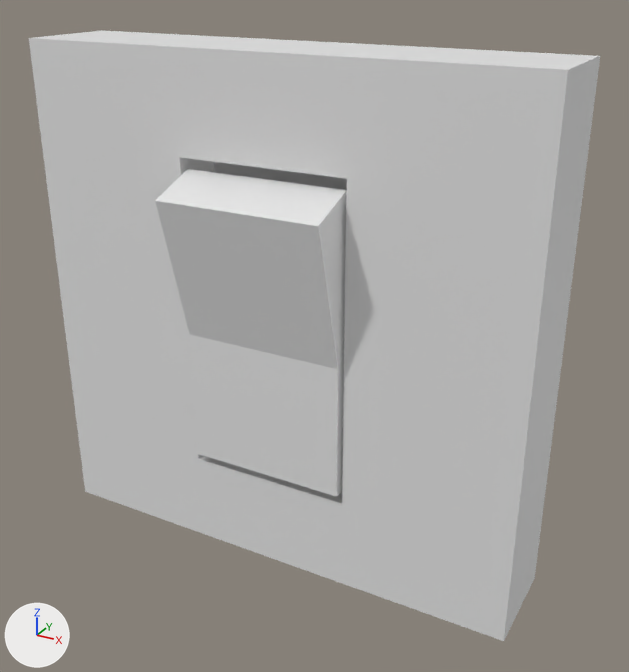
Two versions of the FBX model Assets/GameModule/FBX/LightSwitch.fbx, one commit apart.
Before and after are seen from a camera (50 mm lens) standing at (0.622, -1.057, 0.507) and looking at (0.049, -0.014, -0.015). Lighting does not change. The marker at lower left points along +X, +Y and +Z. Where no turn or scale is listed for an object, it has been applied to the vertices.

The first picture shows 'LightSwitch', 'switch'.
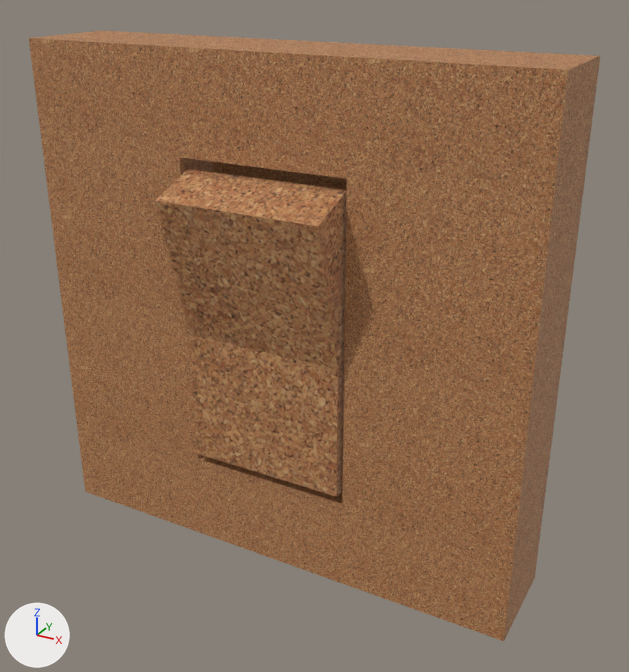
Where the change shows, as pixel boxes [x1, y1, x2, y2] in the pictures (629 x 672 px):
'LightSwitch', recoloured (grey to brown): [29, 30, 600, 641] in both
'switch', recoloured (grey to brown): [155, 169, 347, 497] in both

Diff of the bpy script that builds the scene:
```diff
--- a/Assets/GameModule/FBX/LightSwitch.fbx.py
+++ b/Assets/GameModule/FBX/LightSwitch.fbx.py
@@ img_corkboard_jpg @@
+img_corkboard_jpg = load_image('corkboard.jpg', '../Textures/corkboard.jpg', 500, 500, 'sRGB')
@@ mat_corkboard @@
+mat_corkboard = bpy.data.materials.new('Corkboard')
+# uses the picture img_corkboard_jpg
@@ mat_material @@
+mat_material = principled_material('Material')
+mat_material.texture = img_corkboard_jpg
+mat_material.roughness = 0.69
@@ me_cube_060 @@
 me_cube_060.from_pydata(...)  # 36 vertices, 34 faces; spans x -0.393..0.393, y -0.079..0.079, z -0.393..0.393
+me_cube_060.materials.append(mat_corkboard)
@@ me_cube_150 @@
 me_cube_150.from_pydata(...)  # 12 vertices, 10 faces; spans x -0.126..0.126, y -0.136..0.005, z -0.243..0.228
+me_cube_150.materials.append(mat_material)  # picture img_corkboard_jpg
```
